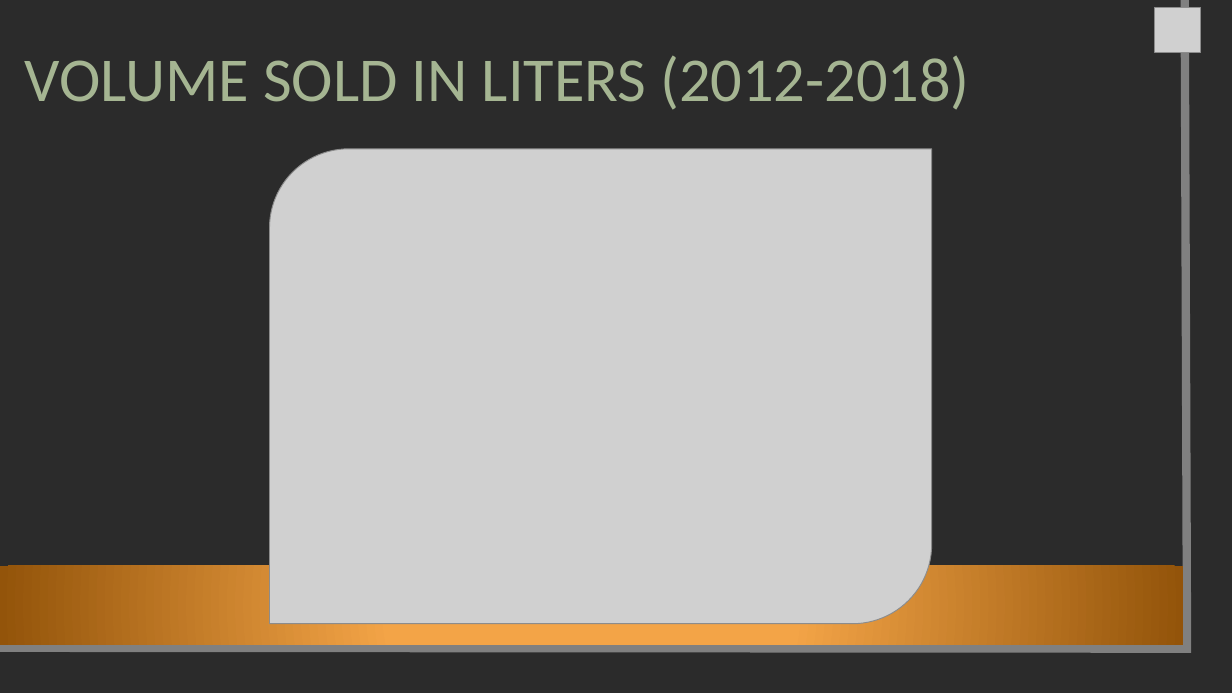
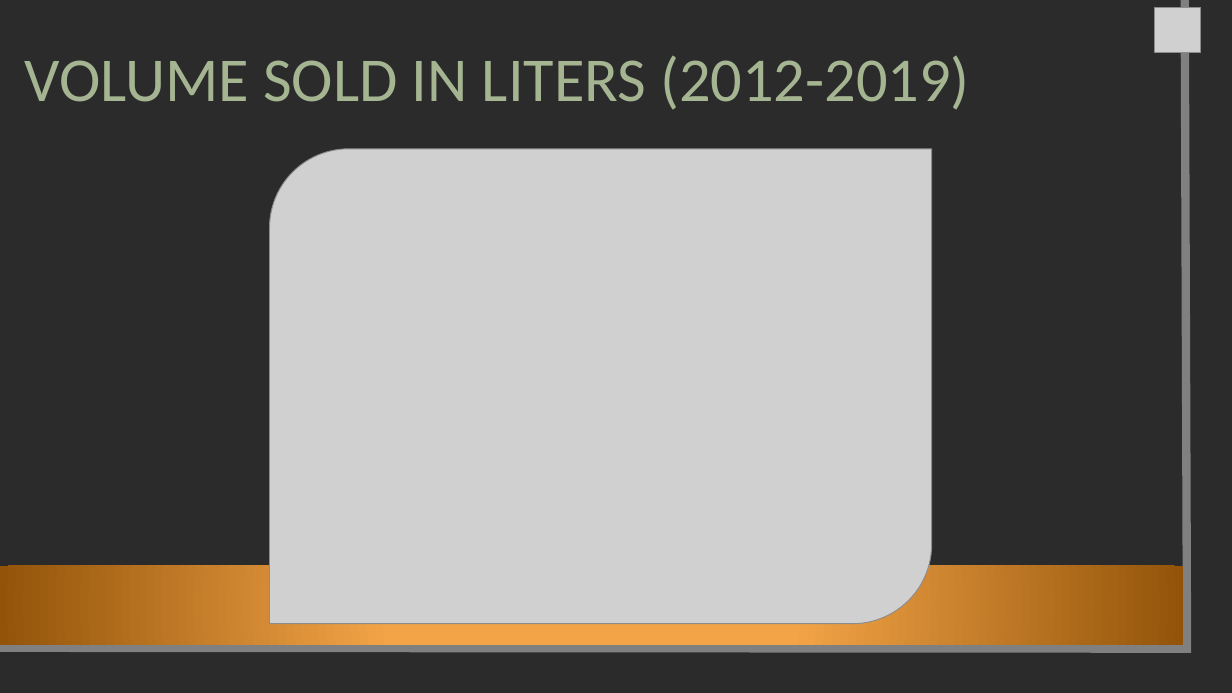
Before and after one commit to loriepeach1/project3_iowa, a slide deck: slide 9 of other/presentation.pptx. Drawn at 1232x693 pixels with LibreOffice and Linux fonts; fonts in the diff are those of the drawing; grey boxes stand for pictures; background and template pictures are left out; a plain dark background stands for a picture behind light text. Boxes give left, top, right and bottom in pixels: in the first picture for what was removed or moved away, otherwise in the second. Text is boxed around its words. In the diff, an @@ line names an element or a change of style, - is before the commit and + after.

Commit message:
0808 added final ppt presentation

```diff
--- a/other/presentation.pptx
+++ b/other/presentation.pptx
@@ title at (x1=25, y1=56, x2=969, y2=110): text changed @@
-VOLUME SOLD IN LITERS (2012-2018)
+VOLUME SOLD IN LITERS (2012-2019)
```
Also in this commit, not shown: 3 other slides changed, 5 slides added, 1 slide removed, 1 other file.
